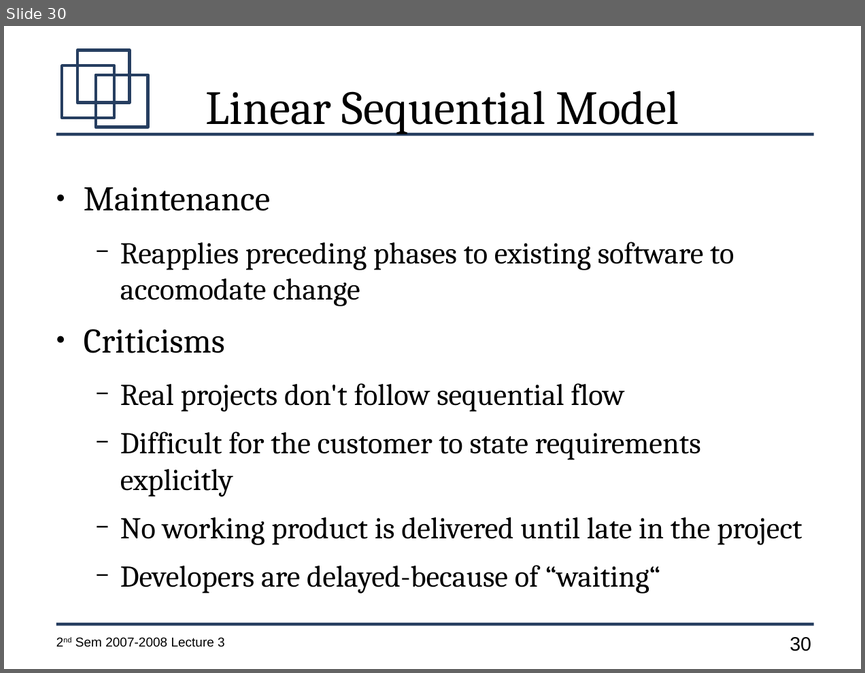
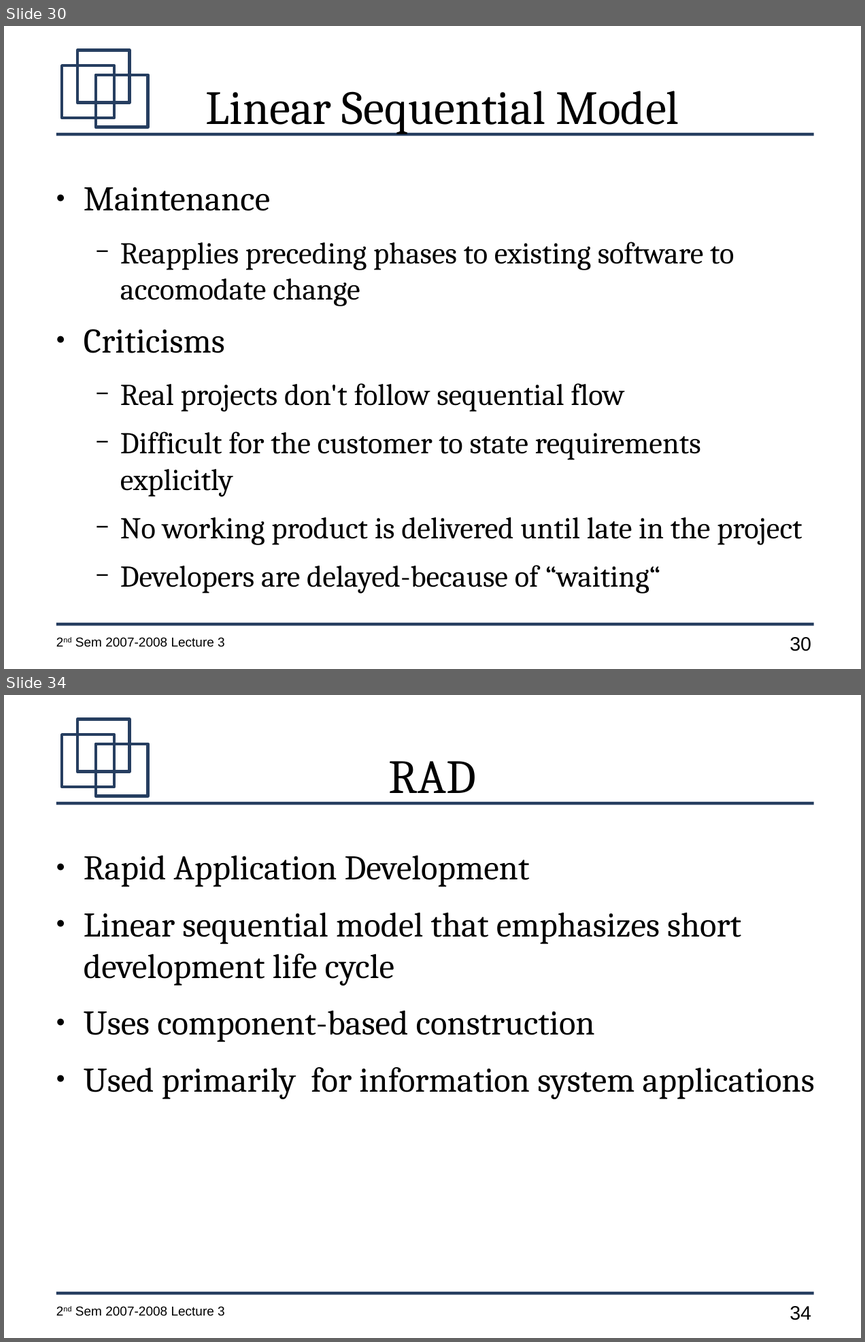
Before and after one commit to jachermocilla/jach-homepage, a slide deck: CMSC128-2nd-Sem-2007-L3.odp. Shown one above the other, each under a label of ours: slide 30 before the commit, slides 30 and 34 after it; the slides between them are not shown. The pictures are 865x673 and 865x1342 pixels, drawn with LibreOffice and Linux fonts; fonts in the diff are those of the drawing. Boxes give left, top, right and bottom in pixels: in the first picture for what was removed or moved away, otherwise in the second. Text is boxed around its words. In the diff, an @@ line names an element or a change of style, - is before the commit and + after.

```diff
--- a/CMSC128-2nd-Sem-2007-L3.odp
+++ b/CMSC128-2nd-Sem-2007-L3.odp
@@ slide 34 added at <box>4,695,861,1338</box>, background #FFFFFF; not listed: 7 template elements that a slide beside it also shows @@
@@ title added at <box>389,761,476,803</box>, 44 pt, text #000000 @@
+RAD
@@ text added at <box>84,855,815,1099</box>, 32 pt, text #000000 @@
+● Rapid Application Development
+● Linear sequential model that emphasizes short development life cycle
+● Uses component-based construction
+● Used primarily for information system applications
```
Also in this commit, not shown: 29 other slides changed, 7 other slides added.
